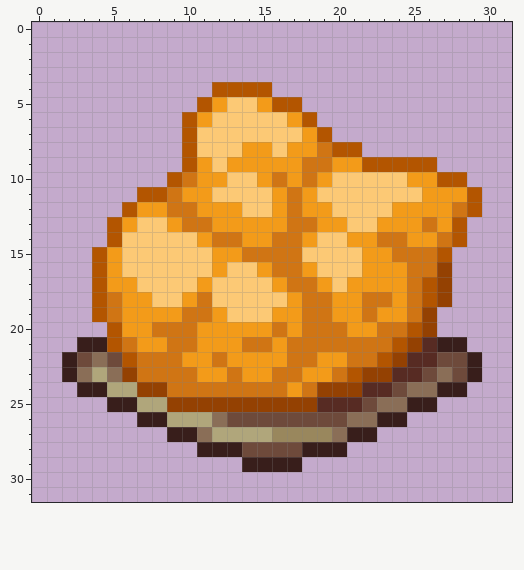
Pixel-art sprite -- textures/items/dye_powder_orange.png. The picture above is the old version.
The file is 32x32 pixels.
After:
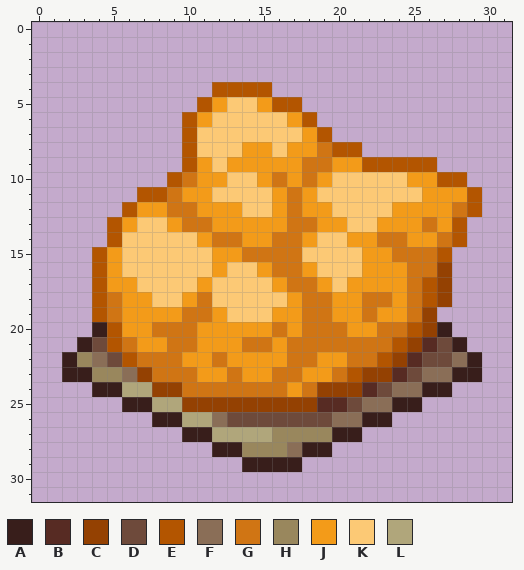
Palette (. is transparent): A #381e1b  B #572b23  C #944102  D #6e4a3b  E #b35500  F #8a6e57  G #d07514  H #99875d  J #f39b19  K #fcc975  L #b0a67b
Diff:
y 20: x 4 . -> A; x 27 . -> A
y 21: x 4 A -> D; x 27 A -> D
y 22: x 3 D -> H; x 26 B -> D; x 28 D -> F
y 23: x 3..7 FLFCG -> AHHFC; x 25..26 BD -> DF; x 28 D -> A
y 24: x 3 A -> .; x 5 L -> A; x 7 C -> L; x 9 G -> C; x 23..24 BD -> DF; x 26 F -> A; x 28 A -> .
y 25: x 5 A -> .; x 7 L -> A; x 9 C -> L; x 21..22 BD -> DF; x 24 F -> A; x 26 A -> .
y 26: x 7 A -> .; x 9 L -> A; x 20 D -> F; x 22 F -> A; x 24 A -> .
y 27: x 9 A -> .; x 11 F -> A; x 20 F -> A; x 22 A -> .
y 28: x 11 A -> .; x 14..17 DDDD -> HHHF; x 20 A -> .
Pixel boxes of the changes (left, top, right, bottom) in both pictures:
changed: (77, 322, 467, 457)
